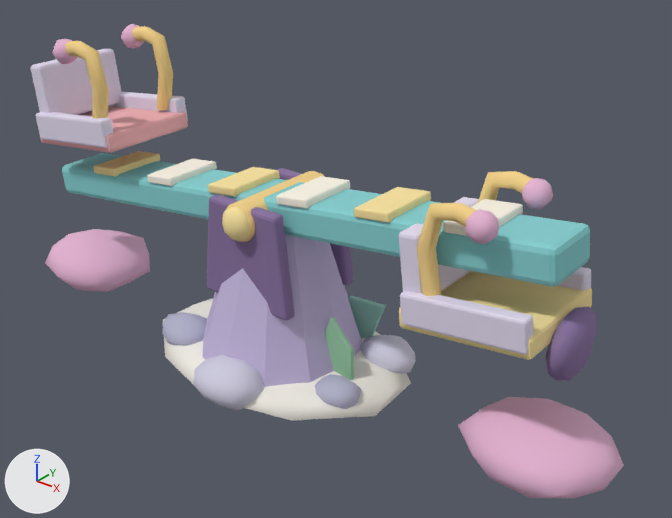
Renders of the glTF model assets/sky_lagoon/lagoon_kit/lagoon_play_seesaw.glb from each side of a commit.
Before and after are seen from a 50 mm camera at (6.42, -7.02, 5.94) aimed at (0.61, 0.25, 1.43). The axes (+X, +Y, +Z) are drawn at lower left. The lights are the same throughout. The first picture is the older version. Vertices at exactly the same position are counted once.

Names of what the first picture shows: 'lagoon_play_seesaw.001'.
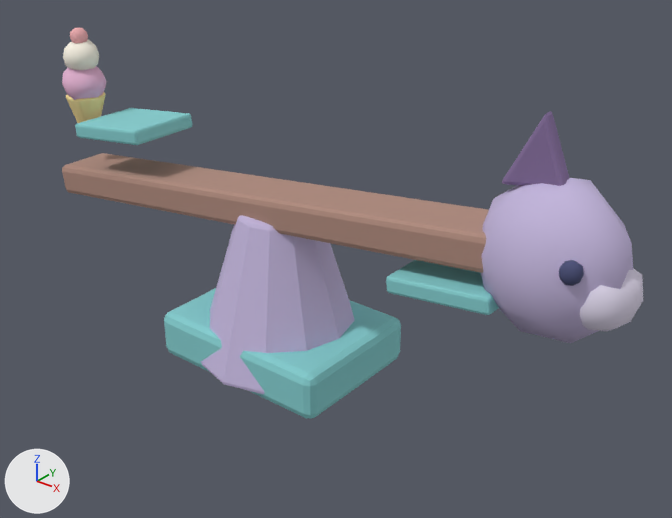
Changed parts and their boxes (x1, y1, x2, y2) in the pictures (672 x 518 px; the box of a moved part takes in the faces that stretch with it):
'lagoon_play_seesaw.001', reshaped, moved, turned: before (30, 24, 624, 498); after (62, 27, 643, 419)
part 1 of me_base_leaf_litter_mesh_003, moved or reshaped: before (93, 151, 160, 177); after (75, 108, 192, 145)
part 2 of me_base_leaf_litter_mesh_003, moved or reshaped: before (443, 199, 523, 236); after (386, 260, 498, 315)
part 3 of me_base_leaf_litter_mesh_003, moved or reshaped: before (62, 153, 590, 286); after (62, 153, 489, 273)
part 4 of me_base_leaf_litter_mesh_003, moved or reshaped: before (202, 235, 362, 387); after (201, 215, 355, 394)
part 5 of me_base_leaf_litter_mesh_003, moved or reshaped: before (546, 307, 596, 381); after (481, 178, 633, 343)
part 6 of me_base_leaf_litter_mesh_003, moved or reshaped: before (121, 24, 144, 49); after (70, 27, 88, 43)
part 7 of me_base_leaf_litter_mesh_003, moved or reshaped: before (465, 209, 499, 244); after (559, 260, 584, 286)
part 8 of me_base_leaf_litter_mesh_003, moved or reshaped (not visible afterwards): before (521, 178, 553, 210)
part 9 of me_base_leaf_litter_mesh_003, added (yellow): after (66, 92, 106, 123)
part 10 of me_base_leaf_litter_mesh_003, added (cyan): after (164, 288, 401, 419)
part 11 of me_base_leaf_litter_mesh_003, added (pink): after (62, 66, 107, 100)
part 12 of me_base_leaf_litter_mesh_003, added: after (63, 39, 99, 70)
part 13 of me_base_leaf_litter_mesh_003, added (purple): after (502, 111, 569, 186)
part 14 of me_base_leaf_litter_mesh_003, added: after (580, 268, 643, 331)
part 15 of me_base_leaf_litter_mesh_003, deleted: before (30, 26, 624, 498)
part 16 of me_base_leaf_litter_mesh_003, deleted: before (163, 298, 411, 421)
part 17 of me_base_leaf_litter_mesh_003, deleted (pink): before (41, 106, 188, 153)

Patch to the scene script:
```diff
--- a/assets/sky_lagoon/lagoon_kit/lagoon_play_seesaw.glb.py
+++ b/assets/sky_lagoon/lagoon_kit/lagoon_play_seesaw.glb.py
@@ me_base_leaf_litter_mesh_003 @@
 # used by ob_lagoon_play_seesaw_001; location = (0.94, -0.13, 0.48); rotation_euler = (0.0, -0.17, 0.0), in degrees (0, -10, 0)
-me_base_leaf_litter_mesh_003.from_pydata(...)  # 2290 vertices, 4360 faces; spans x -5.01..3.11, y -1.19..1.42, z -0.91..3.64
-me_base_leaf_litter_mesh_003.materials.append(mat_slq_leaf)  # greyish green #95c7a2
-me_base_leaf_litter_mesh_003.materials.append(mat_slq_pine_light)  # green #97cbbc
-me_base_leaf_litter_mesh_003.materials.append(mat_slq_rock)  # pale blue #b5b5cd
-me_base_leaf_litter_mesh_003.materials.append(mat_slq_rock_light)  # light grey #d1cee2
-me_base_leaf_litter_mesh_003.materials.append(mat_slq_pearl)  # white #f1ede5
+me_base_leaf_litter_mesh_003.from_pydata(...)  # 772 vertices, 1488 faces; spans x -3.51..4.08, y -0.98..0.98, z -0.28..3.3
+# me_base_leaf_litter_mesh_003 part 1: the loose piece of 56 vertices spanning x -3.41..-2.99, y -0.24..0.5, z 1.94..2.06 is multiplied about its middle by the matrix ((2.751, 0.0, -0.351), (0.0, 1.2, 0.0), (0.424, 0.0, 1.768)), then moved by (0.85, -0.13, 0.1), in mat_slq_teal (cyan #84cdce)
+# me_base_leaf_litter_mesh_003 part 2: the loose piece of 56 vertices spanning x 1.72..2.14, y -0.24..0.5, z 1.69..1.81 is multiplied about its middle by the matrix ((2.751, 0.0, -0.351), (0.0, 1.2, 0.0), (0.424, 0.0, 1.768)), then moved by (0.42, -0.13, -0.25), in mat_slq_teal (cyan #84cdce)
+# me_base_leaf_litter_mesh_003 part 3: the loose piece of 56 vertices spanning x -4.17..2.83, y -0.23..0.49, z 1.3..2.01 is turned -9.7 degrees about the y axis through its middle, then moved by (0.67, -0.13, 0.0), in mat_slq_wood (beige #ad897c)
+# me_base_leaf_litter_mesh_003 part 4: the loose piece of 72 vertices spanning x -1.95..-0.01, y -0.85..1.12, z -0.33..1.68 is turned -9.7 degrees about the y axis through its middle, then moved by (0.84, -0.13, -0.03)
+# me_base_leaf_litter_mesh_003 part 5: the loose piece of 42 vertices spanning x 2.59..2.92, y -0.27..0.56, z 0.31..0.96 is multiplied about its middle by the matrix ((4.558, 0.0, -0.782), (0.0, 1.35, 0.0), (0.378, 0.0, 2.203)), then moved by (0.54, -0.13, 1.39), in mat_slq_lavender (purple #c4b6dd)
+# me_base_leaf_litter_mesh_003 part 6: the loose piece of 42 vertices spanning x -3.36..-3.07, y 0.48..0.77, z 3.34..3.64 is turned -9.7 degrees about the y axis through its middle and scaled by 0.735, then moved by (-0.02, -0.63, -0.43), in mat_slq_coral (pink #f1afb3)
+# me_base_leaf_litter_mesh_003 part 7: the loose piece of 42 vertices spanning x 2.07..2.37, y -0.52..-0.22, z 1.71..2.01 is multiplied about its middle by the matrix ((0.708, 0.003, -0.117), (0.003, 0.591, 0.001), (0.136, 0.003, 0.766)), then moved by (1.4, -0.03, 0.26), in mat_slq_navy (dark blue #484d76)
+# me_base_leaf_litter_mesh_003 part 8: the loose piece of 42 vertices spanning x 2.08..2.36, y 0.48..0.78, z 1.7..2.01 is multiplied about its middle by the matrix ((0.725, 0.006, -0.126), (0.005, 0.598, 0.0), (0.133, 0.001, 0.782)), then moved by (1.4, -0.23, 0.26), in mat_slq_navy (dark blue #484d76)
+# me_base_leaf_litter_mesh_003 part 9: a new loose piece of 140 vertices spanning x -3.48..-3.0, y -0.25..0.25, z 1.82..2.34, in mat_slq_butter (yellow #f8e29e)
+# me_base_leaf_litter_mesh_003 part 10: a new loose piece of 56 vertices spanning x -1.15..1.15, y -0.85..0.85, z -0.28..0.28, in mat_slq_teal (cyan #84cdce)
+# me_base_leaf_litter_mesh_003 part 11: a new loose piece of 42 vertices spanning x -3.51..-2.96, y -0.28..0.28, z 2.21..2.75, in mat_slq_rose (pink #e7b5d4)
+# me_base_leaf_litter_mesh_003 part 12: a new loose piece of 42 vertices spanning x -3.47..-3.01, y -0.24..0.23, z 2.61..3.02, in mat_slq_cream (white #faf5e6)
+# me_base_leaf_litter_mesh_003 part 13: a new loose piece of 42 vertices spanning x 2.72..3.33, y -0.08..0.08, z 2.59..3.3, in mat_slq_plum (purple #866f9e)
+# me_base_leaf_litter_mesh_003 part 14: a new loose piece of 42 vertices spanning x 3.42..4.08, y -0.37..0.39, z 1.48..2.14, in mat_slq_lavender_light (white #e2daef)
+# me_base_leaf_litter_mesh_003 part 15: 32 loose pieces with 1742 vertices, spanning x -5.01..3.11, y -1.19..0.97, z -0.91..3.63, are deleted
+# me_base_leaf_litter_mesh_003 part 16: 84 vertices removed from x -2.63..0.64, y -1.13..1.42, z -0.54..0.21
+# me_base_leaf_litter_mesh_003 part 17: 56 vertices removed from x -4.03..-2.62, y -0.49..0.76, z 2.32..2.6
 me_base_leaf_litter_mesh_003.materials.append(mat_slq_teal)
-me_base_leaf_litter_mesh_003.materials.append(mat_slq_gold)  # beige #f5d389
 me_base_leaf_litter_mesh_003.materials.append(mat_slq_butter)
@@ me_base_leaf_litter_mesh_003 @@
 me_base_leaf_litter_mesh_003.materials.append(mat_slq_cream)
+me_base_leaf_litter_mesh_003.materials.append(mat_slq_wood)  # beige #ad897c
+me_base_leaf_litter_mesh_003.materials.append(mat_slq_navy)  # dark blue #484d76
@@ ob_lagoon_play_seesaw_001 @@
 ob_lagoon_play_seesaw_001 = bpy.data.objects.new('lagoon_play_seesaw.001', me_base_leaf_litter_mesh_003)
-ob_lagoon_play_seesaw_001.location = (0.94, -0.13, 0.48)
-ob_lagoon_play_seesaw_001.rotation_euler = (0.0, -0.17, 0.0)  # degrees (0, -10, 0)
+ob_lagoon_play_seesaw_001.location = (0.0, 0.0, 0.34)
```
